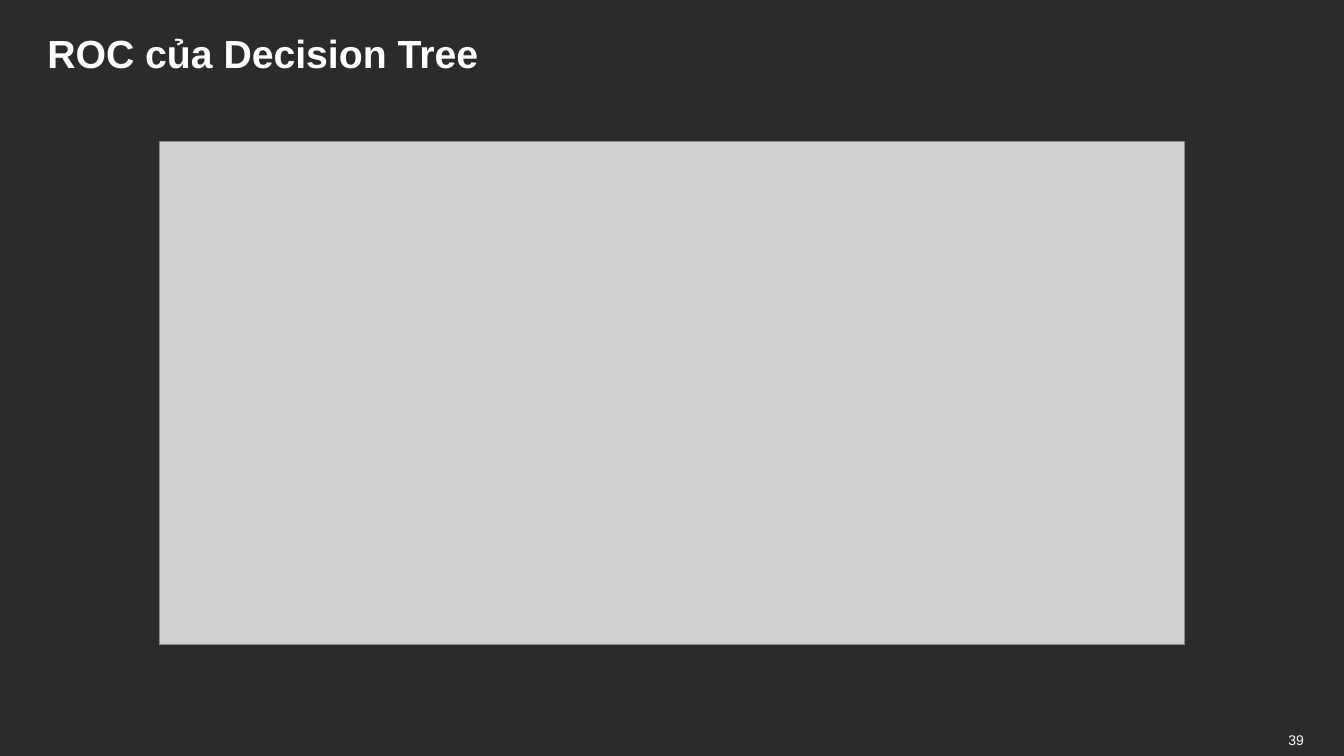
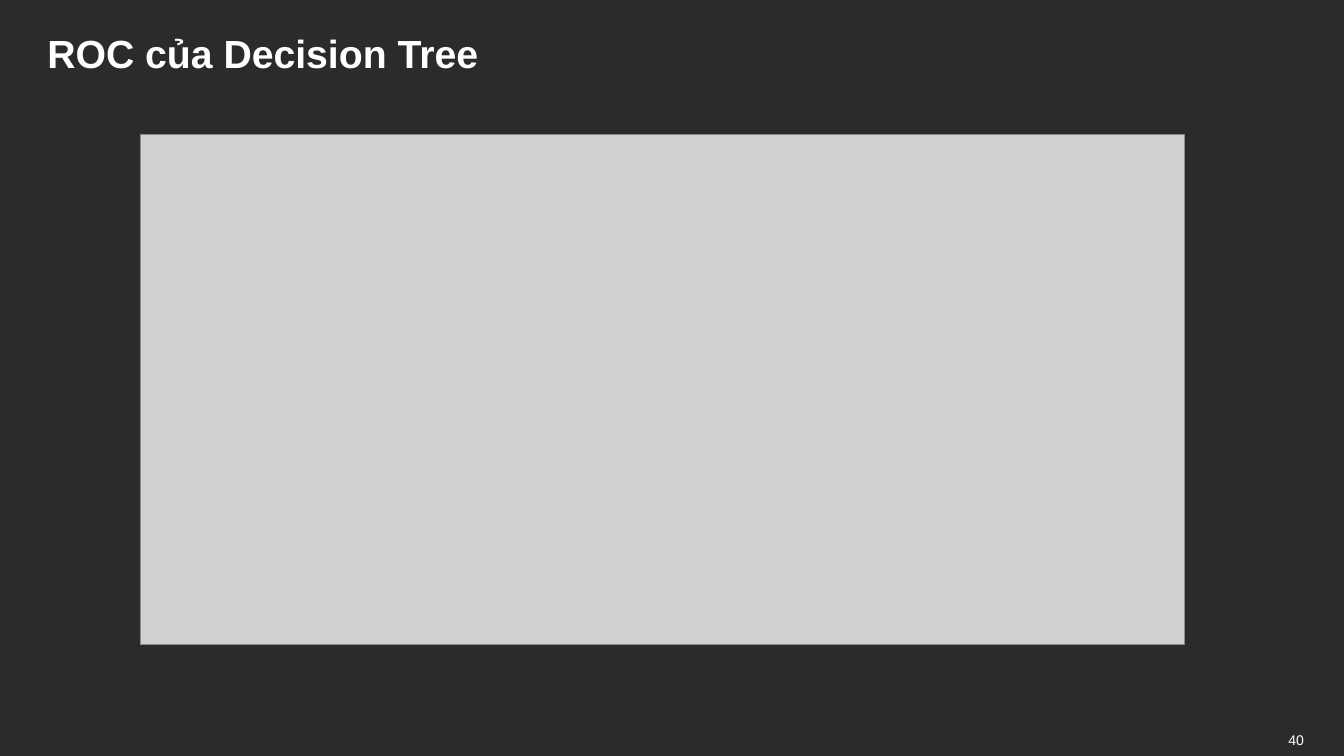
Before and after one commit to outlook1227/Data-Mining---Group-4---64CS3, a slide deck: slide 40 of Assignment/Breast Cancer/KHAI_PHA_DU_LIEU.pptx (slide 39 before the commit). Drawn at 1344x756 pixels with LibreOffice and Linux fonts; fonts in the diff are those of the drawing; grey boxes stand for pictures; background and template pictures are left out; a plain dark background stands for a picture behind light text. Boxes give left, top, right and bottom in pixels: in the first picture for what was removed or moved away, otherwise in the second. Text is boxed around its words. In the diff, an @@ line names an element or a change of style, - is before the commit and + after.

```diff
--- a/Assignment/Breast Cancer/KHAI_PHA_DU_LIEU.pptx
+++ b/Assignment/Breast Cancer/KHAI_PHA_DU_LIEU.pptx
@@ picture: place and size @@
-picture at [160,142,1185,645]
+picture at [140,135,1185,645]
@@ page number at [1288,735,1304,745]: text changed @@
-39
+40
```
Also in this commit, not shown: 2 other slides changed, 3 slides added.
